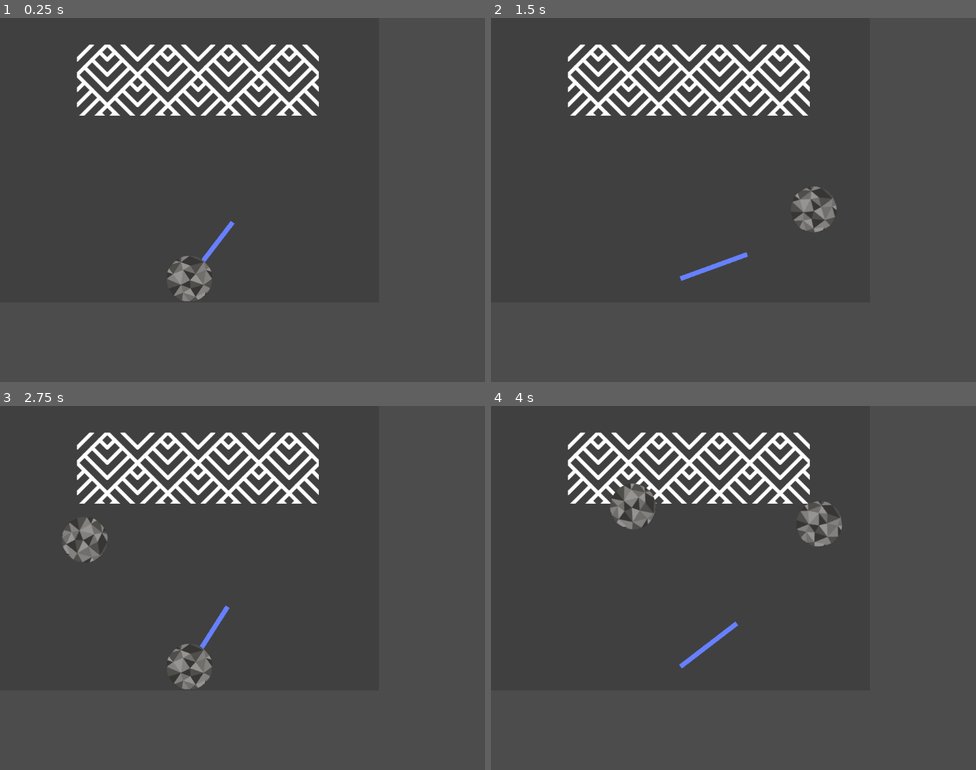
Above: before the commit, frames 1-4 (two rows, left to right).
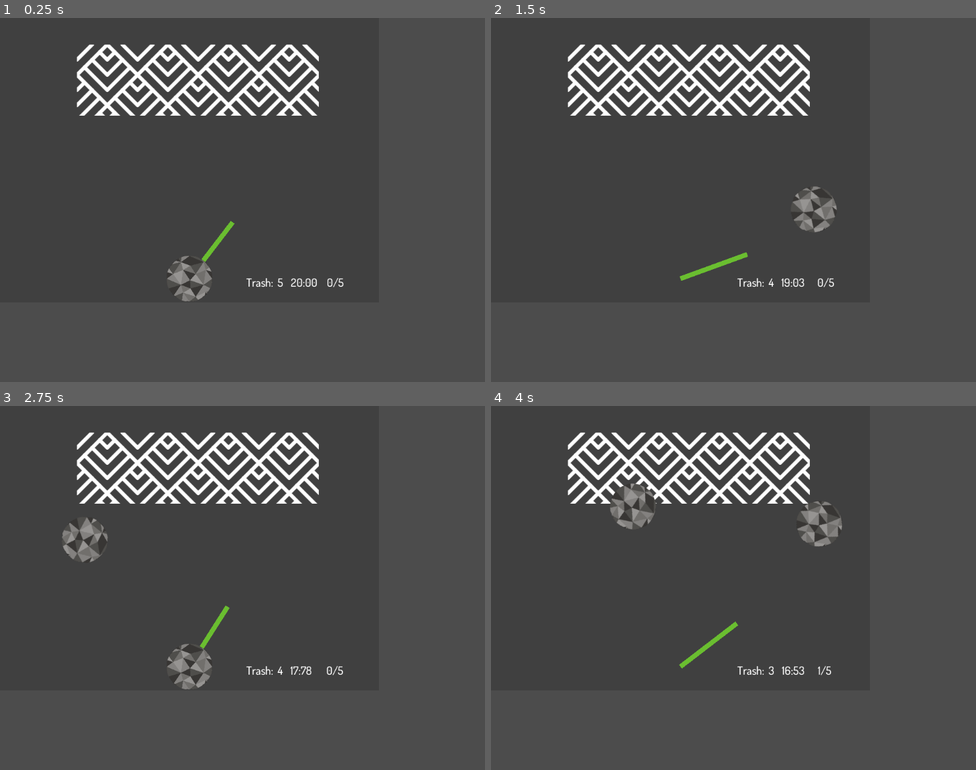
Above: after the commit, the same moments.

Repository: broquaint/eggjam20
Game: Godot game, scene res://scenes/FeedReactor.tscn
Two runs of this game, one before a commit and one after it. Both use one fixed random seed, a clock stepped at 60 frames per second and the inputs below. This scene is started directly instead of the project's main scene.
Inputs:
- Up to frame 1 (0.25 s): no input
- Up to frame 2 (1.5 s): tap Enter (ui_accept) at 0.5, 0.6, 0.77, 1.07, 1.35 s
- Up to frame 3 (2.75 s): tap Enter (ui_accept) at 1.52, 1.82, 2.1 s
- Up to frame 4 (4 s): tap Enter (ui_accept) at 2.85, 3.02, 3.32, 3.6, 3.77 s

The runs differ from the first frame. In frame 1, 0.3% of the frame differs, in the area x 41-71%, y 55-74%; in frame 2, 0.4%, in the area x 38-71%, y 64-74%; in frame 3, 0.3%; in frame 4, 0.4%.

Commit message:
Add a score to feed reactor
It's basically working.

Diff:
--- a/scenes/FeedReactor.tscn
+++ b/scenes/FeedReactor.tscn
@@ -1,8 +1,9 @@
-[gd_scene load_steps=10 format=2]
+[gd_scene load_steps=11 format=2]
 
 [ext_resource path="res://scripts/FeedReactor.gd" type="Script" id=1]
 [ext_resource path="res://scenes/TrashBall.tscn" type="PackedScene" id=2]
 [ext_resource path="res://assets/images/reactor input.png" type="Texture" id=3]
+[ext_resource path="res://ui.tres" type="Theme" id=4]
 
 [sub_resource type="RectangleShape2D" id=8]
 extents = Vector2( 256, 75.5 )
@@ -60,22 +61,23 @@
 position = Vector2( 400, 550 )
 rotation = 3.14159
 points = PoolVector2Array( 0, 0, 0, 150 )
+default_color = Color( 0.415686, 0.745098, 0.188235, 1 )
 
-[node name="ReactorInput" type="Sprite" parent="."]
+[node name="ReactorInput" type="Area2D" parent="."]
 position = Vector2( 415, 131 )
+space_override = 3
+gravity_point = true
+linear_damp = 1.0
+
+[node name="CollisionShape2D" type="CollisionShape2D" parent="ReactorInput"]
+position = Vector2( 3, -0.5 )
+shape = SubResource( 8 )
+
+[node name="Sprite" type="Sprite" parent="ReactorInput"]
 texture = ExtResource( 3 )
 __meta__ = {
 "_edit_group_": true
 }
-
-[node name="Area2D" type="Area2D" parent="ReactorInput"]
-space_override = 3
-gravity_point = true
-linear_damp = 1.0
-
-[node name="CollisionShape2D" type="CollisionShape2D" parent="ReactorInput/Area2D"]
-position = Vector2( 3, -0.5 )
-shape = SubResource( 8 )
 
 [node name="AnimationPlayer" type="AnimationPlayer" parent="."]
 autoplay = "AimSwing"
@@ -102,3 +104,52 @@
 [node name="Reload" type="Timer" parent="."]
 wait_time = 2.0
 one_shot = true
+
+[node name="PlayTime" type="Timer" parent="."]
+wait_time = 20.0
+one_shot = true
+
+[node name="Status" type="HBoxContainer" parent="."]
+margin_left = 520.0
+margin_top = 526.0
+margin_right = 802.0
+margin_bottom = 590.0
+theme = ExtResource( 4 )
+
+[node name="Label" type="Label" parent="Status"]
+margin_top = 16.0
+margin_right = 62.0
+margin_bottom = 47.0
+text = "Trash: "
+
+[node name="TrashBallCount" type="Label" parent="Status"]
+margin_left = 66.0
+margin_top = 16.0
+margin_right = 92.0
+margin_bottom = 47.0
+text = "00"
+
+[node name="VSeparator" type="VSeparator" parent="Status"]
+margin_left = 96.0
+margin_right = 104.0
+margin_bottom = 64.0
+
+[node name="TimeLeft" type="Label" parent="Status"]
+margin_left = 108.0
+margin_top = 16.0
+margin_right = 168.0
+margin_bottom = 47.0
+rect_min_size = Vector2( 60, 0 )
+text = "00:00"
+
+[node name="VSeparator2" type="VSeparator" parent="Status"]
+margin_left = 172.0
+margin_right = 180.0
+margin_bottom = 64.0
+
+[node name="Score" type="Label" parent="Status"]
+margin_left = 184.0
+margin_top = 16.0
+margin_right = 221.0
+margin_bottom = 47.0
+text = "0/0"
--- a/scripts/FeedReactor.gd
+++ b/scripts/FeedReactor.gd
@@ -1,33 +1,70 @@
 extends Node2D
 
+enum PlayState {
+	AT_START,
+	PLAYING,
+	FINISHED
+}
 enum LauncherState {
 	READY,
 	LAUNCHED
 }
 
+var play_state = PlayState.AT_START
 var launch_state = LauncherState.READY
+
 onready var trash_ball_scene = preload("res://scenes/TrashBall.tscn")
 var trash_ball
+var trash_ball_count = 5
+var trash_ball_total = 5
+
+var score = 0
 
 func _ready():
 	$Reload.connect("timeout", self, "reload")
+	$PlayTime.connect("timeout", self, "time_over")
+	$ReactorInput.connect("body_entered", self, "trash_in_reactor")
+	$ReactorInput.connect("body_exited", self, "trash_out_reactor")
+
+	# This exists purely for visual reference, could just delete it from the tree.
+	remove_child($TrashBall)
 
 	trash_ball = trash_ball_scene.instance()
-	remove_child($TrashBall)
 	add_child(trash_ball)
 
 func _process(_delta):
-	if Input.is_action_just_pressed("ui_accept") and launch_state == LauncherState.READY:
+	if Input.is_action_just_pressed("ui_accept") and launch_state == LauncherState.READY and play_state != PlayState.FINISHED:
+		if play_state == PlayState.AT_START and $PlayTime.is_stopped():
+			$PlayTime.start()
+			play_state = PlayState.PLAYING
 		launch_waste()
+	var time_left = $PlayTime.wait_time if $PlayTime.is_stopped() else $PlayTime.time_left
+	if play_state != PlayState.FINISHED:
+		$Status/TimeLeft.text = '%d:%02d' % [time_left, 100 * fmod(time_left, 1.0)]
+	$Status/TrashBallCount.text = '%d' % trash_ball_count
+	$Status/Score.text = '%d/%d' % [score, trash_ball_total]
 
 func launch_waste():
+	trash_ball_count -= 1
+	if trash_ball_count == 0:
+		play_state = PlayState.FINISHED
 	launch_state = LauncherState.LAUNCHED
 	trash_ball.apply_central_impulse(Vector2(0, 500).rotated(deg2rad($Trajectory.rotation_degrees)))
 	$AnimationPlayer.stop()
 	$Reload.start()
 
 func reload():
+	if play_state == PlayState.FINISHED:
+		return
 	launch_state = LauncherState.READY
 	trash_ball = trash_ball_scene.instance()
 	add_child(trash_ball)
 	$AnimationPlayer.play("AimSwing")
+
+func time_over():
+	play_state = PlayState.FINISHED
+
+func trash_in_reactor(_node):
+	score += 1
+func trash_out_reactor(_node):
+	score -= 1
